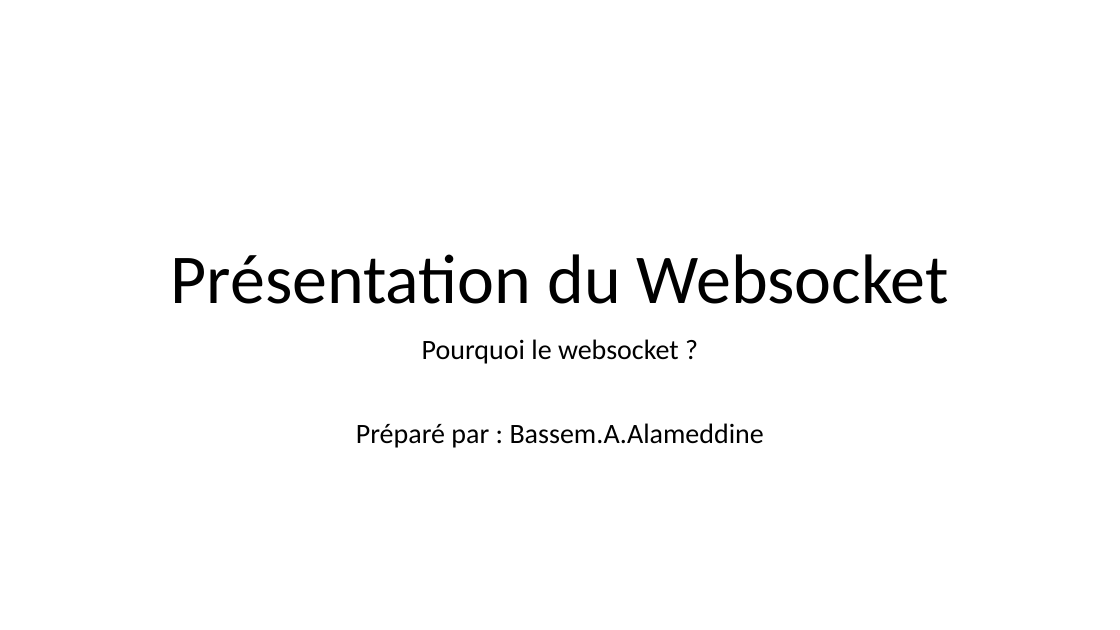
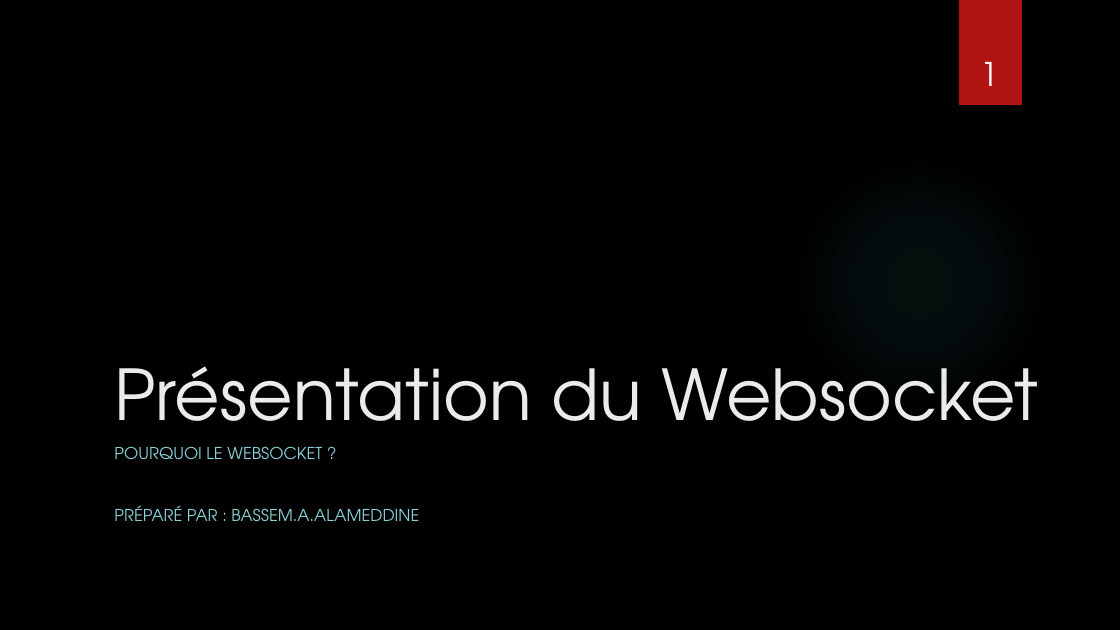
Before and after one commit to balamddine/NewHtml5, a slide deck: slide 1 of Websocket/Websocket.pptx. Drawn at 1120x630 pixels with LibreOffice and Linux fonts; fonts in the diff are those of the drawing; background and template pictures are left out. Boxes give left, top, right and bottom in pixels: in the first picture for what was removed or moved away, otherwise in the second. Text is boxed around its words. In the diff, an @@ line names an element or a change of style, - is before the commit and + after.

```diff
--- a/Websocket/Websocket.pptx
+++ b/Websocket/Websocket.pptx
@@ background #FFFFFF to picture (left out) @@
@@ rectangle added at [959,0,1022,105], fill #B01513 @@
@@ page number added at [980,62,998,86], 28 pt, text #FFFFFF @@
+1
@@ title "Présentation du Websocket": place and size @@
-title "Présentation du Websocket" at [171,254,949,304]
+title "Présentation du Websocket" at [114,366,1038,452]
@@ title "Présentation du Websocket" at [114,366,1038,452]: font Calibri to TeX Gyre Adventor, text colour #000000 to #EBEBEB; alignment centre to left; line spacing 0.9 to 1 @@
@@ ellipse added at [791,154,1049,413], fill gradient #50B9C1 @@
@@ subtitle at [114,446,419,521]: text changed; size 24 to 14 pt; font Calibri to TeX Gyre Adventor; text colour #000000 to #8AD0D6 @@
-Pourquoi le websocket ?
-Préparé par : Bassem.A.Alameddine
+POURQUOI LE WEBSOCKET ?
+PRÉPARÉ PAR : BASSEM.A.ALAMEDDINE
```
Also in this commit, not shown: 11 other slides changed, 2 other files.
